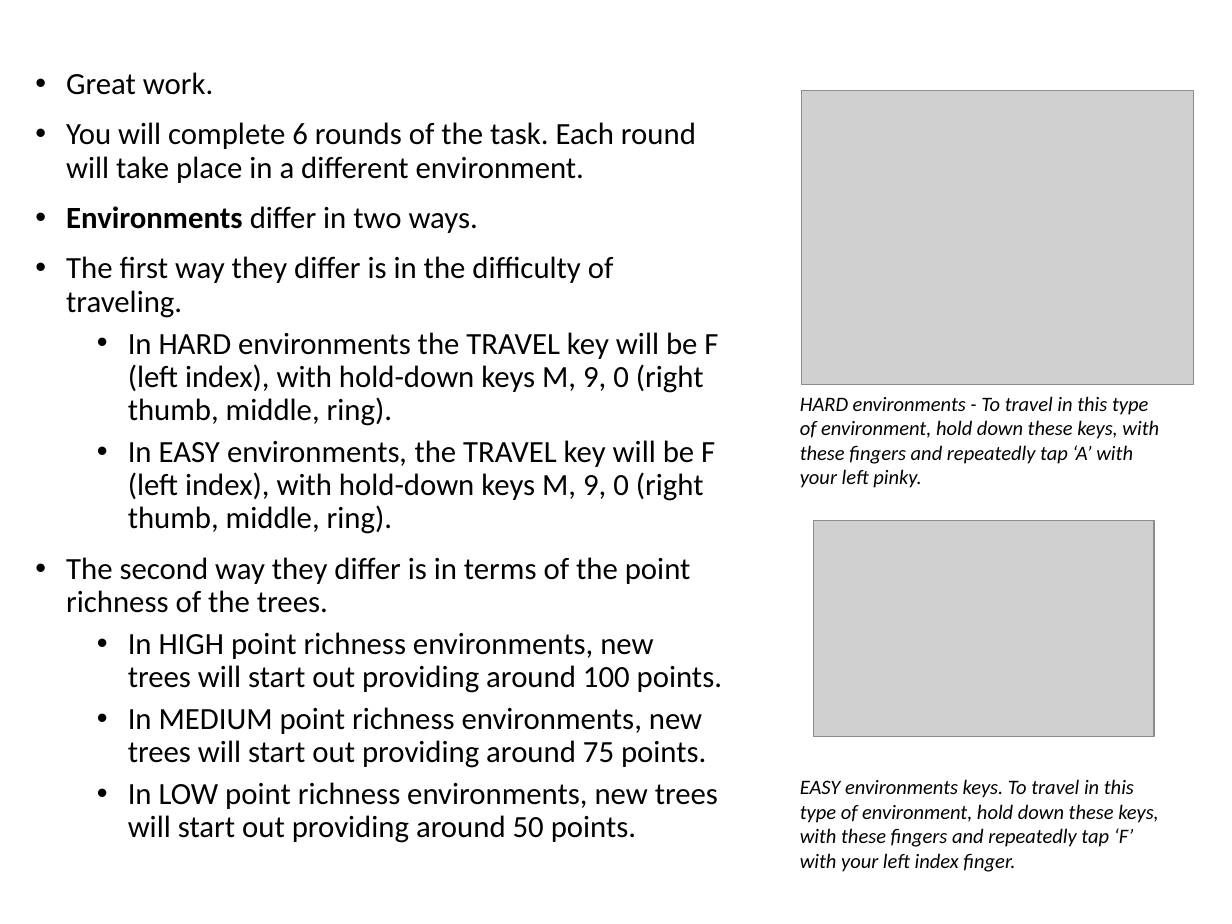
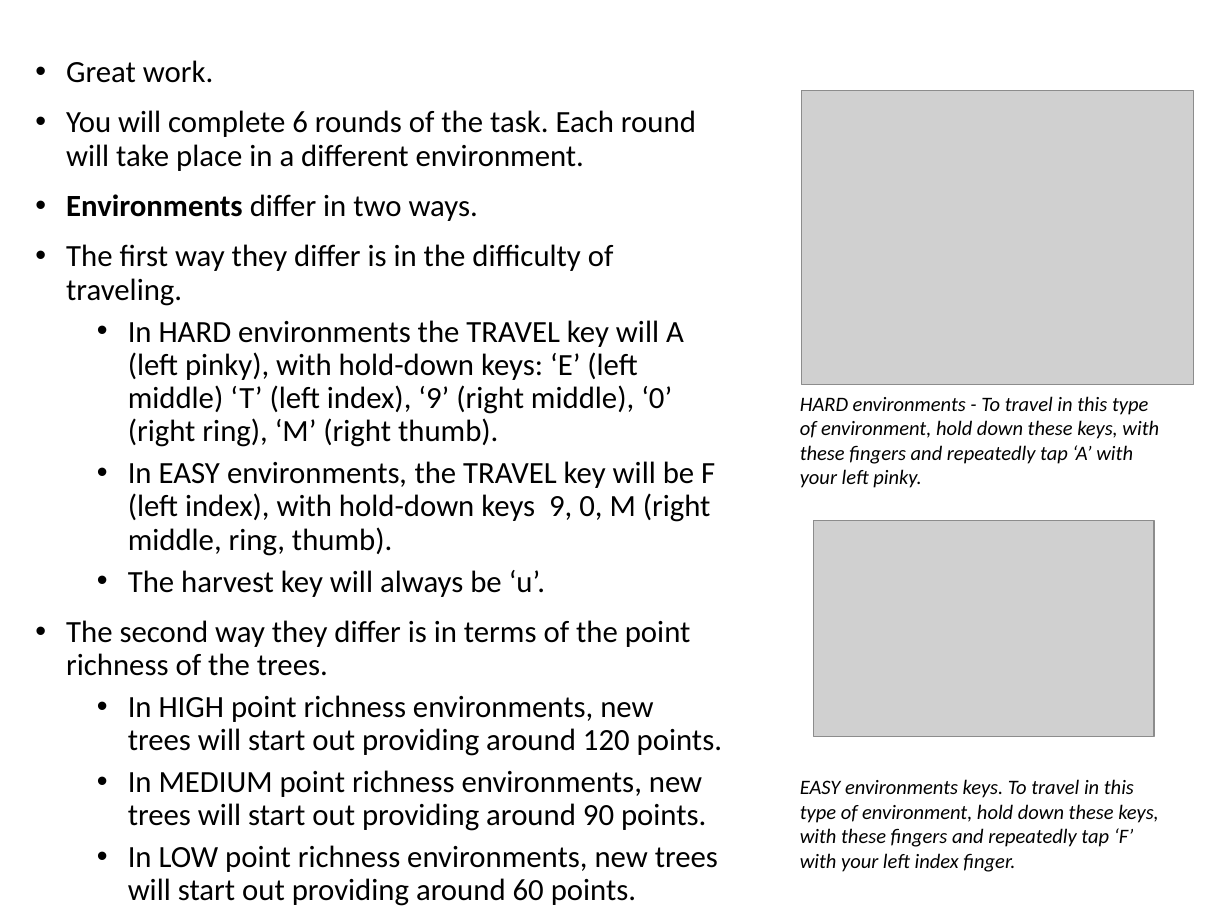
Before and after one commit to evanrussek/forage_jsp, a slide deck: slide 8 of public/ver_4/Stimuli/forage_instructions.pptx. Drawn at 1232x924 pixels with LibreOffice and Linux fonts; fonts in the diff are those of the drawing; grey boxes stand for pictures. Boxes give left, top, right and bottom in pixels: in the first picture for what was removed or moved away, otherwise in the second. Text is boxed around its words. In the diff, an @@ line names an element or a change of style, - is before the commit and + after.

```diff
--- a/public/ver_4/Stimuli/forage_instructions.pptx
+++ b/public/ver_4/Stimuli/forage_instructions.pptx
@@ text "Great work.": place and size @@
-text "Great work." at [66, 72, 722, 843]
+text "Great work." at [66, 60, 722, 872]
@@ text at [128, 320, 715, 597]: text changed @@
-  • In HARD environments the TRAVEL key will be F (left index), with hold-down keys M, 9, 0 (right thumb, middle, ring).
-  • In EASY environments, the TRAVEL key will be F (left index), with hold-down keys M, 9, 0 (right thumb, middle, ring).
+  • In HARD environments the TRAVEL key will A (left pinky), with hold-down keys: ‘E’ (left middle) ‘T’ (left index), ‘9’ (right middle), ‘0’ (right ring), ‘M’ (right thumb).
+  • In EASY environments, the TRAVEL key will be F (left index), with hold-down keys 9, 0, M (right middle, ring, thumb).
+  • The harvest key will always be ‘u’.
@@ text at [128, 695, 722, 872]: text changed @@
-  • In HIGH point richness environments, new trees will start out providing around 100 points.
-  • In MEDIUM point richness environments, new trees will start out providing around 75 points.
-  • In LOW point richness environments, new trees will start out providing around 50 points.
+  • In HIGH point richness environments, new trees will start out providing around 120 points.
+  • In MEDIUM point richness environments, new trees will start out providing around 90 points.
+  • In LOW point richness environments, new trees will start out providing around 60 points.
```
Also in this commit, not shown: 9 other files.
